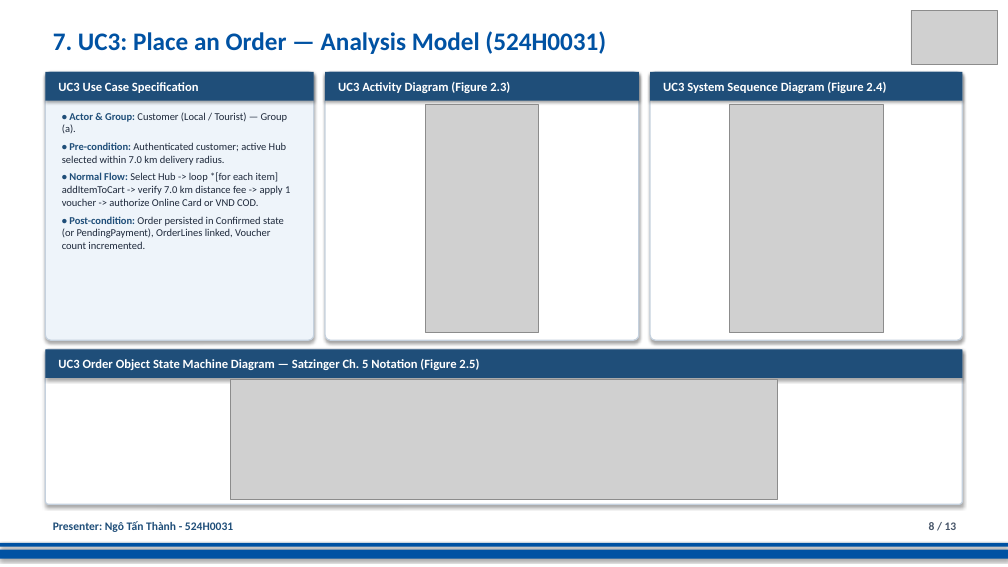
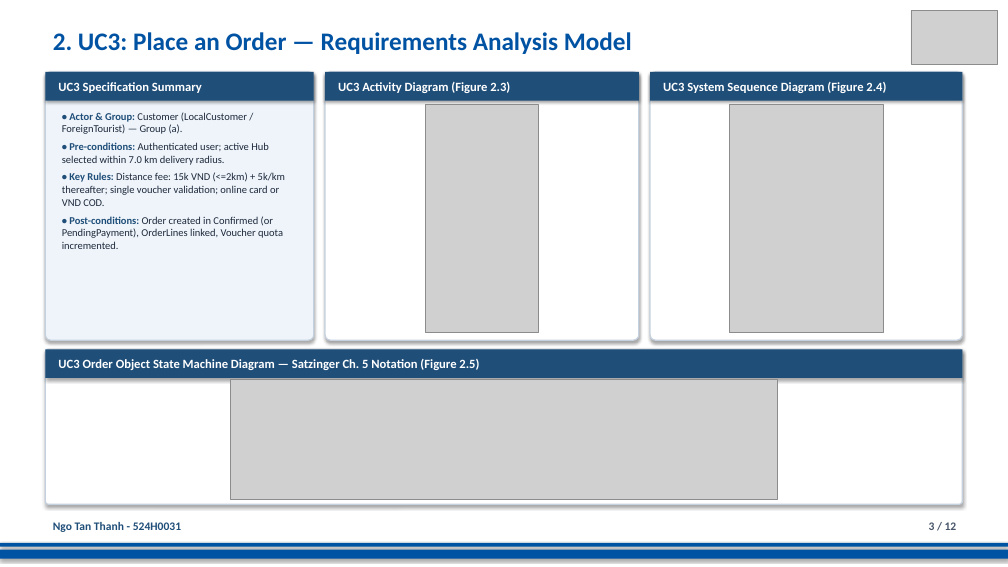
Before and after one commit to DoQuocTrung06/SaigonBite-RAD-TeamF10, a slide deck: slide 3 of Part_2/TeamF10_Presentation_for_SaigonBite.pptx (slide 8 before the commit). Drawn at 1008x567 pixels with LibreOffice and Linux fonts; fonts in the diff are those of the drawing; grey boxes stand for pictures. Boxes give left, top, right and bottom in pixels: in the first picture for what was removed or moved away, otherwise in the second. Text is boxed around its words. In the diff, an @@ line names an element or a change of style, - is before the commit and + after.

```diff
--- a/Part_2/TeamF10_Presentation_for_SaigonBite.pptx
+++ b/Part_2/TeamF10_Presentation_for_SaigonBite.pptx
@@ text at (53, 32, 632, 54): text changed @@
-7. UC3: Place an Order — Analysis Model (524H0031)
+2. UC3: Place an Order — Requirements Analysis Model
@@ text in rectangle at (58, 82, 202, 93): text changed @@
-UC3 Use Case Specification
+UC3 Specification Summary
@@ text at (62, 112, 285, 249): text changed @@
-• Actor & Group: Customer (Local / Tourist) — Group (a).
-• Pre-condition: Authenticated customer; active Hub selected within 7.0 km delivery radius.
-• Normal Flow: Select Hub -> loop *[for each item] addItemToCart -> verify 7.0 km distance fee -> apply 1 voucher -> authorize Online Card or VND COD.
-• Post-condition: Order persisted in Confirmed state (or PendingPayment), OrderLines linked, Voucher count incremented.
+• Actor & Group: Customer (LocalCustomer / ForeignTourist) — Group (a).
+• Pre-conditions: Authenticated user; active Hub selected within 7.0 km delivery radius.
+• Key Rules: Distance fee: 15k VND (<=2km) + 5k/km thereafter; single voucher validation; online card or VND COD.
+• Post-conditions: Order created in Confirmed (or PendingPayment), OrderLines linked, Voucher quota incremented.
@@ text at (53, 522, 181, 532): text changed @@
-Presenter: Ngô Tấn Thành - 524H0031
+Ngo Tan Thanh - 524H0031
@@ text at (929, 522, 957, 530): text changed @@
-8 / 13
+3 / 12
```
Also in this commit, not shown: 11 other slides changed, 1 slide removed.
